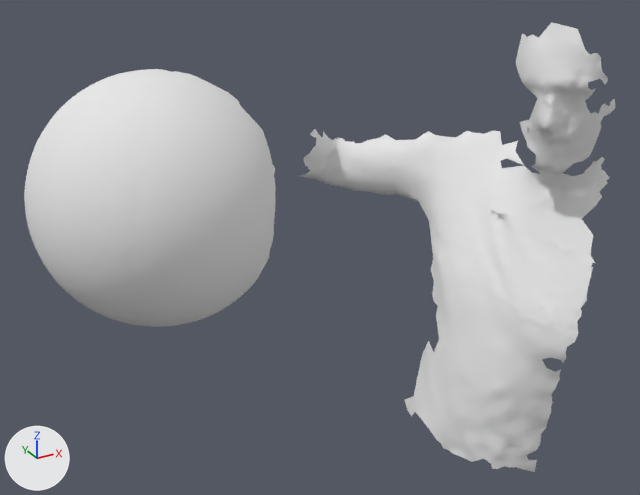
What one commit did to the OBJ model res/tangential2/LargeSphere_tangential_02.000041.obj.
One viewpoint serves both versions: a 50 mm camera at (-177.0, -1076.0, 404.0) aimed at (420.0, 9.0, -138.0). Lighting does not change. The marker at lower left points along +X, +Y and +Z. Where no turn or scale is listed for an object, it has been applied to the vertices.

Objects in the first picture: 'LargeSphere_tangential_02.000041'.
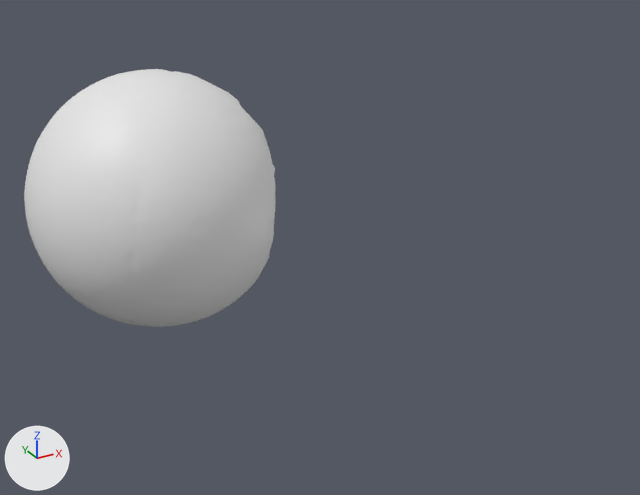
Pixel boxes [x1, y1, x2, y2] of what changed, in the pictures (640 x 495 px):
'LargeSphere_tangential_02.000041', reshaped (57% narrower, 43% shorter)
    before: [24, 22, 615, 472]
    after: [24, 69, 276, 327]
part 1 of me_largesphere_tangential_02_000041, deleted
    before: [298, 22, 615, 472]

Diff of the bpy script that builds the scene:
```diff
--- a/res/tangential2/LargeSphere_tangential_02.000041.obj.py
+++ b/res/tangential2/LargeSphere_tangential_02.000041.obj.py
@@ me_largesphere_tangential_02_000041 @@
 me_largesphere_tangential_02_000041.from_pydata(...)  # 11550 vertices, 22772 faces; spans x -21.0..825.0, y -281.0..296.0, z -524.0..199.0
 # used by ob_largesphere_tangential_02_000041; location = (0.0, 0.0, 0.0)
-me_largesphere_tangential_02_000041.materials.append(mat_largesphere_tangential_02_000041)  # white #e7e7e7
+# me_largesphere_tangential_02_000041 part 1: the loose piece of 4564 vertices spanning x 511.0..825.0, y -242.0..296.0, z -524.0..199.0 is deleted
```
